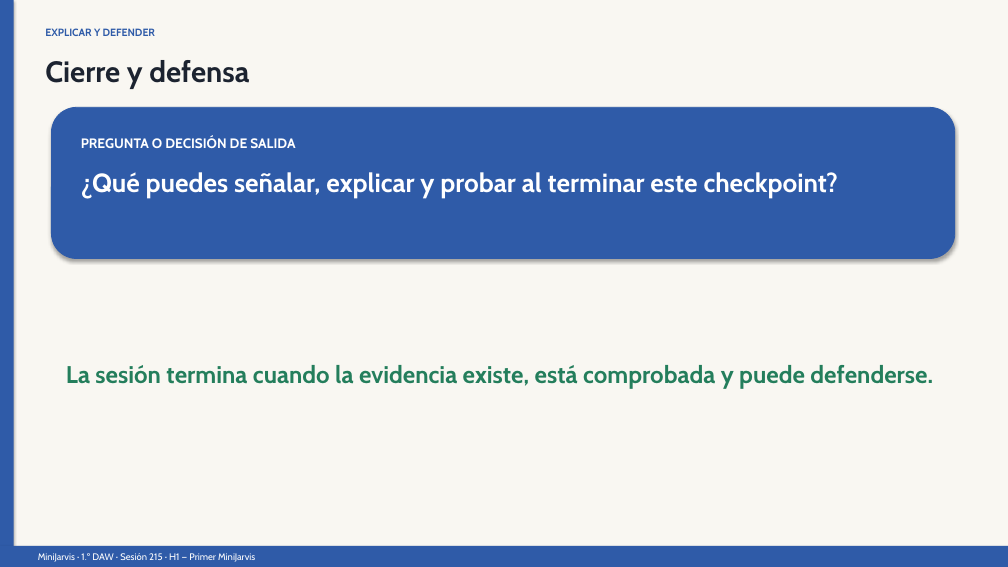
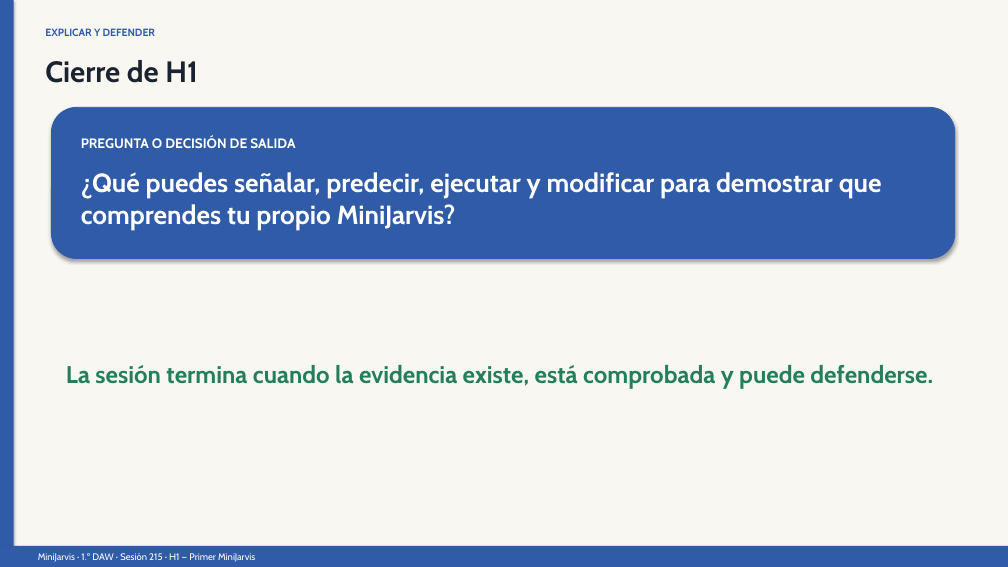
Before and after one commit to llombardero/curso-26-27, a slide deck: slide 9 of 02-PROFESORADO/03-PRESENTACIONES/POR-SESION/h1/S215-defensa-y-cierre-h1-presentacion.pptx. Drawn at 1008x567 pixels with LibreOffice and Linux fonts; fonts in the diff are those of the drawing. Boxes give left, top, right and bottom in pixels: in the first picture for what was removed or moved away, otherwise in the second. Text is boxed around its words. In the diff, an @@ line names an element or a change of style, - is before the commit and + after.

```diff
--- a/02-PROFESORADO/03-PRESENTACIONES/POR-SESION/h1/S215-defensa-y-cierre-h1-presentacion.pptx
+++ b/02-PROFESORADO/03-PRESENTACIONES/POR-SESION/h1/S215-defensa-y-cierre-h1-presentacion.pptx
@@ text at [45, 60, 198, 83]: text changed @@
-Cierre y defensa
+Cierre de H1
@@ text at [81, 172, 882, 230]: text changed @@
-¿Qué puedes señalar, explicar y probar al terminar este checkpoint?
+¿Qué puedes señalar, predecir, ejecutar y modificar para demostrar que comprendes tu propio MiniJarvis?
```
Also in this commit, not shown: 3 other slides changed, 6 slides added, 5 slides removed, 41 other files.
